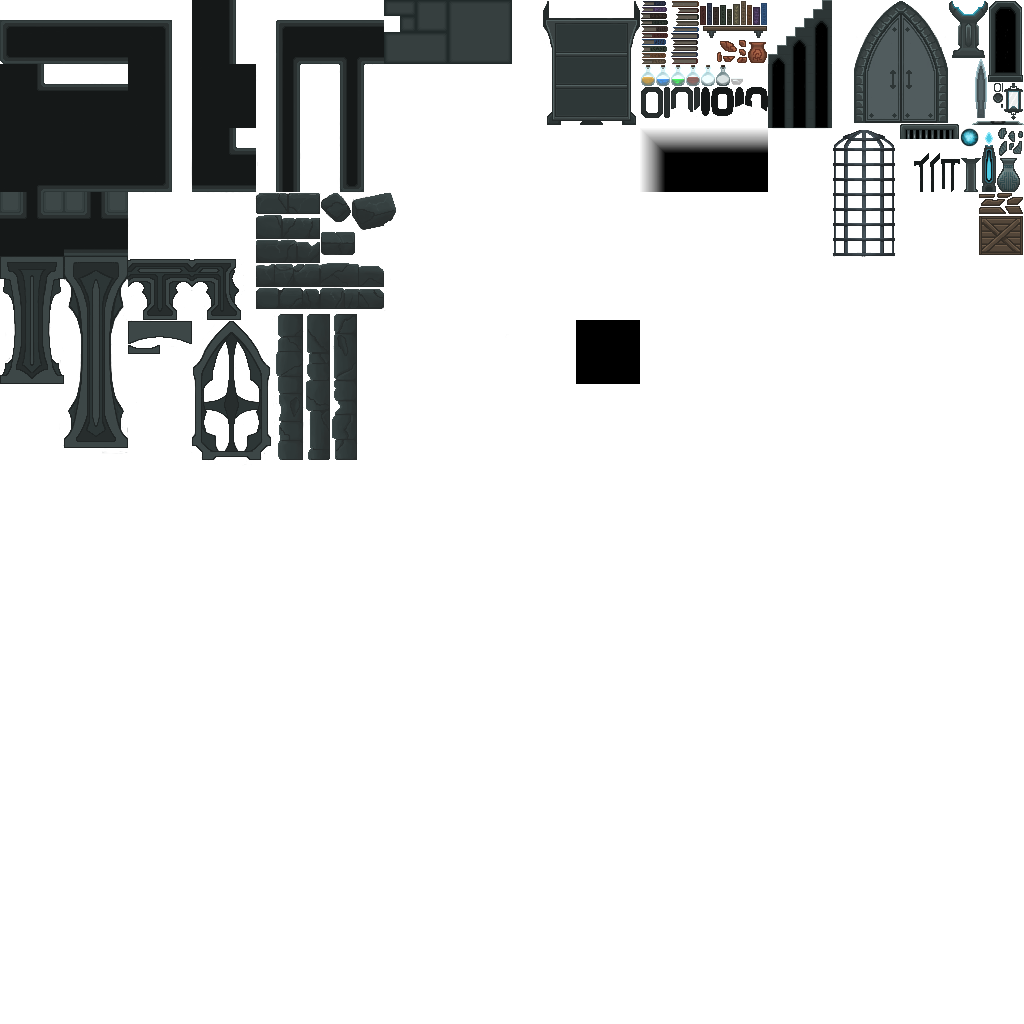
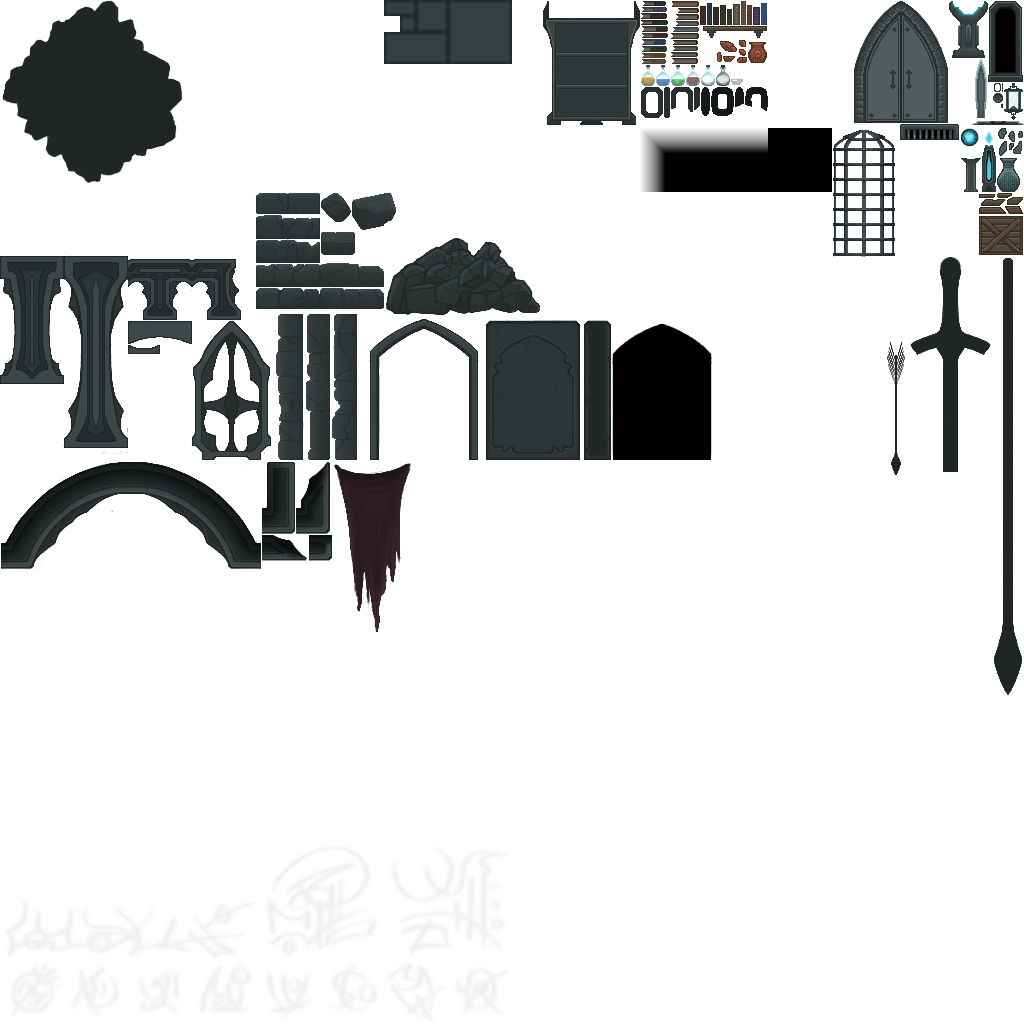
Layered file, before and after one edit (1024×1024). Changes by layer:
added layer "Layer 58" above "9/27/2019" over [left=612, top=324, right=712, bottom=460]
added layer "9/27/2019" above "9/25 Updated" over [left=0, top=0, right=1023, bottom=1024]
hid "9/14/19 updated" over [left=0, top=0, right=1016, bottom=466]
hid "Layer 56" over [left=0, top=192, right=128, bottom=256]
